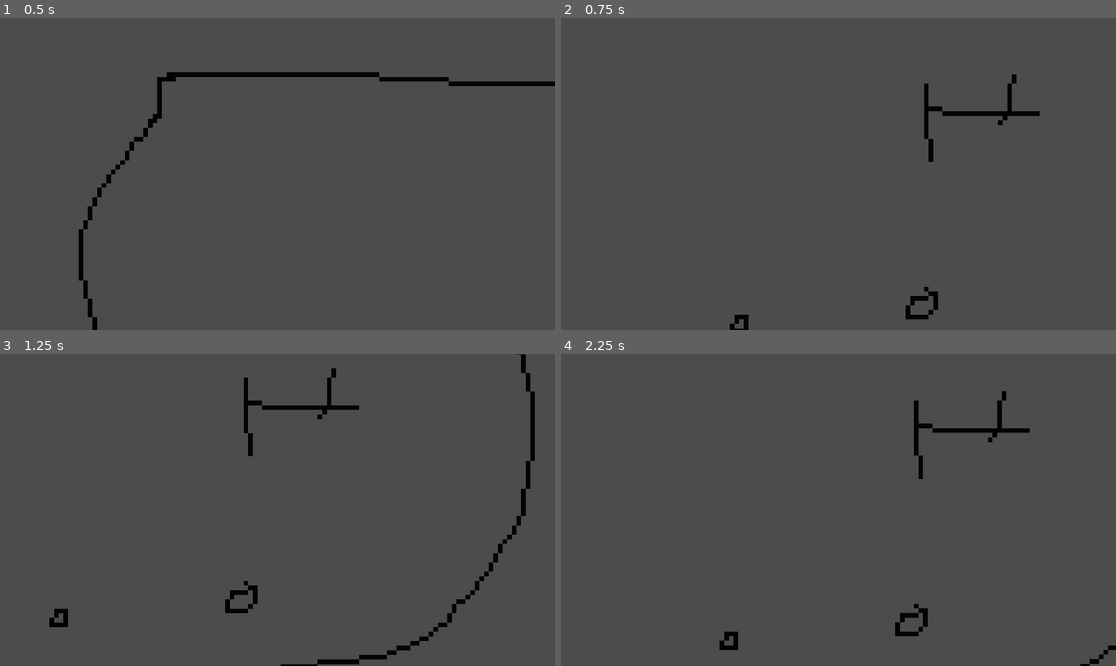
Above: before the commit, frames 1-4 (two rows, left to right).
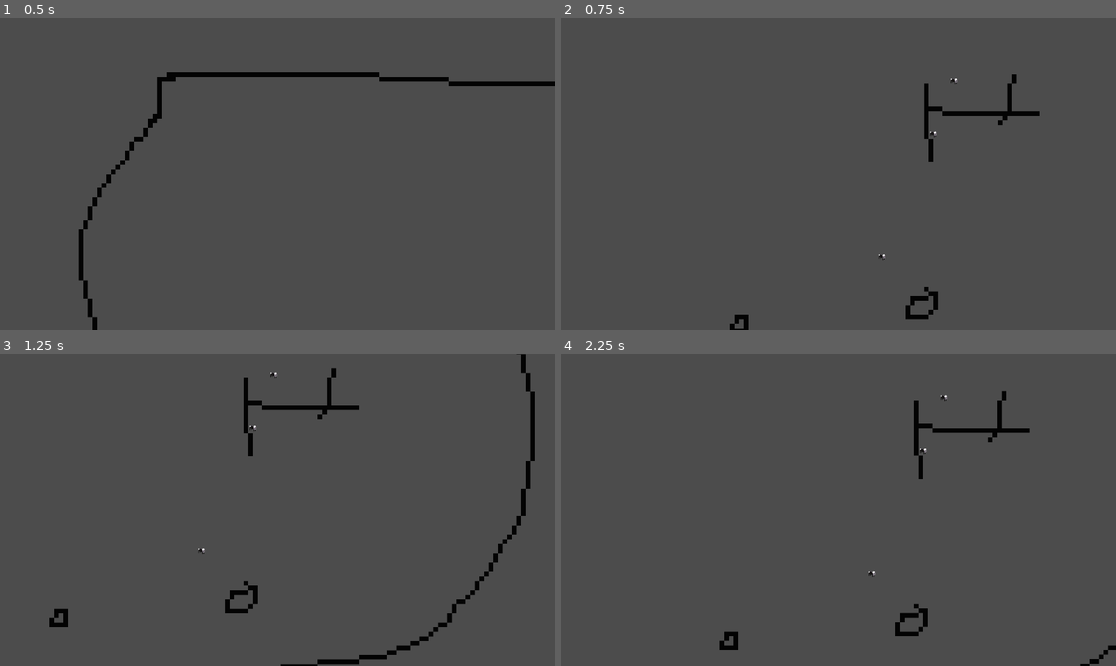
Above: after the commit, the same moments.

Repository: KafLad/TestRepo
Game: Godot game, scene res://Scenes/Testing_Area.tscn
Same seed, same stepped clock (60 frames per second), same inputs: the game is played once before the commit and once after it. This scene is started directly instead of the project's main scene.
Inputs (mouse positions are in pixels of both pictures, inside the frame that each line leads up to):
- Up to frame 1 (0.5 s): no input
- Up to frame 2 (0.75 s): tap Enter at 0.5 s; move the mouse to (960, 158) at 0.52 s; hold D (right) from 0.53 s (still down)
- Up to frame 3 (1.25 s): keep holding D (right)
- Up to frame 4 (2.25 s): move the mouse to (727, 525) at 1.27 s; release D (right) at 1.28 s; hold S (down) 1.28-2.03 s; move the mouse to (894, 441) at 2.02 s; hold D (right) from 2.03 s (still down)

Frame 1 is identical in both runs. In frame 2, less than 0.1% of the frame differs, in the area x 57-72%, y 19-78%; in frame 3, less than 0.1%; in frame 4, less than 0.1%, in the area x 55-70%, y 13-72%.

Commit message:
Test Scene - Sheep Spawning Prototype
Added prototype for spawning initial sheep flock [ONLY IN TEST SCENE ATM]

Removed useless print lines in the WIP camera code

Diff:
--- /dev/null
+++ b/Scenes/Sheep.tscn
@@ -0,0 +1,47 @@
+[gd_scene load_steps=9 format=2]
+
+[ext_resource path="res://Scripts/SheepMovement.gd" type="Script" id=1]
+[ext_resource path="res://Sprites/sheepPlaceholder-Sheet.png" type="Texture" id=2]
+
+[sub_resource type="AtlasTexture" id=1]
+atlas = ExtResource( 2 )
+region = Rect2( 0, 0, 32, 32 )
+
+[sub_resource type="AtlasTexture" id=2]
+atlas = ExtResource( 2 )
+region = Rect2( 32, 0, 32, 32 )
+
+[sub_resource type="AtlasTexture" id=3]
+atlas = ExtResource( 2 )
+region = Rect2( 64, 0, 32, 32 )
+
+[sub_resource type="AtlasTexture" id=4]
+atlas = ExtResource( 2 )
+region = Rect2( 96, 0, 32, 32 )
+
+[sub_resource type="AtlasTexture" id=5]
+atlas = ExtResource( 2 )
+region = Rect2( 128, 0, 32, 32 )
+
+[sub_resource type="SpriteFrames" id=6]
+animations = [ {
+"frames": [ SubResource( 1 ), SubResource( 2 ), SubResource( 3 ), SubResource( 4 ), SubResource( 5 ) ],
+"loop": true,
+"name": "default",
+"speed": 5.0
+} ]
+
+[node name="Sheep" type="KinematicBody2D"]
+position = Vector2( -250, -150 )
+script = ExtResource( 1 )
+
+[node name="CollisionPolygon2D" type="CollisionPolygon2D" parent="."]
+polygon = PoolVector2Array( -11.141, -9.05639, -7.9708, -9.05639, -8.01251, -8.09697, -6.05197, -8.09697, -6.09368, -9.0981, -3.96628, -9.0981, -3.96628, -8.22211, -0.921179, -8.09697, -0.962893, -7.17927, 2.91648, -7.17927, 2.87477, -8.22211, 4.04276, -8.05526, 3.91762, -9.13982, 9.09012, -9.01468, 9.0484, -7.93012, 10.0912, -8.01355, 10.0078, -6.09471, 11.009, -6.09471, 11.0507, -3.9256, 12.0101, -4.00903, 12.0518, 3.0406, 10.9255, 3.0406, 10.8838, 4.00001, 9.09012, 3.9583, 9.00669, 9.88165, 7.12957, 9.96508, 6.87929, 5.83542, 4.83532, 6.00227, 4.96046, 5.00114, 3.75076, 4.83429, 4.04276, 10.9662, 1.99878, 10.8828, 1.95707, 3.0406, -2.00574, 2.91545, -2.04745, 1.91433, -4.04971, 1.95604, -4.04971, 6.00227, -5.96854, 5.91884, -6.01025, 0.954908, -8.97193, 1.03834, -9.01364, 6.96169, -11.0576, 7.0034, -10.9742, -2.04848, -10.0982, -2.04848, -10.0982, -4.09245, -10.0565, -5.17701, -11.0576, -5.09358 )
+
+[node name="AnimatedSprite" type="AnimatedSprite" parent="CollisionPolygon2D"]
+frames = SubResource( 6 )
+
+[node name="Timer" type="Timer" parent="."]
+wait_time = 2.5
+autostart = true
+[connection signal="timeout" from="Timer" to="." method="_on_Timer_timeout"]
--- /dev/null
+++ b/Scenes/SpawnTest.gd
@@ -0,0 +1,23 @@
+extends Node2D
+
+var sheepScene = preload("res://Scenes/Sheep.tscn")
+var sheepArray = []
+var screen_dimension
+var population = floor(rand_range(1,26))
+onready var sheepSpawner = $SheepSpawner
+
+
+func _ready():
+	screen_dimension = OS.get_window_size()
+	var rand = RandomNumberGenerator.new()
+	for i in range(0, population):
+		rand.randomize()
+		_create_sheep(rand.randf() * screen_dimension.x, rand.randf() * screen_dimension.y)
+
+
+func _create_sheep(x, y):
+	var shep = sheepScene.instance()
+	shep.position.y = y
+	shep.position.x = x
+	sheepArray.append(shep)
+	sheepSpawner.add_child(shep)
--- a/Scenes/Testing_Area.tscn
+++ b/Scenes/Testing_Area.tscn
@@ -1,9 +1,11 @@
-[gd_scene load_steps=3 format=2]
+[gd_scene load_steps=4 format=2]
 
 [ext_resource path="res://Scripts/MouseCamera.gd" type="Script" id=1]
 [ext_resource path="res://Sprites/Wall.tres" type="TileSet" id=2]
+[ext_resource path="res://Scenes/SpawnTest.gd" type="Script" id=3]
 
 [node name="Node2D" type="Node2D"]
+script = ExtResource( 3 )
 
 [node name="TileMap" type="TileMap" parent="."]
 tile_set = ExtResource( 2 )
@@ -16,7 +18,10 @@
 
 [node name="CollisionPolygon2D" type="CollisionPolygon2D" parent="Mouse"]
 polygon = PoolVector2Array( -1.25, -2.04552, 1.69314, -2.04552, 1.79825, 1.84363, -1.14489, 1.73852 )
+disabled = true
 
 [node name="Camera2D" type="Camera2D" parent="Mouse"]
 current = true
 smoothing_enabled = true
+
+[node name="SheepSpawner" type="Node2D" parent="."]
--- a/Scenes/World.tscn
+++ b/Scenes/World.tscn
@@ -1,43 +1,14 @@
-[gd_scene load_steps=15 format=2]
+[gd_scene load_steps=8 format=2]
 
 [ext_resource path="res://Scripts/PlayerInputTest.gd" type="Script" id=1]
 [ext_resource path="res://Sprites/wall_with_shadow.tres" type="TileSet" id=2]
 [ext_resource path="res://Sprites/block.png" type="Texture" id=3]
 [ext_resource path="res://Sprites/Wall.tres" type="TileSet" id=4]
 [ext_resource path="res://Sprites/light.png" type="Texture" id=5]
-[ext_resource path="res://Scripts/SheepMovement.gd" type="Script" id=6]
-[ext_resource path="res://Sprites/sheepPlaceholder-Sheet.png" type="Texture" id=7]
+[ext_resource path="res://Scenes/Sheep.tscn" type="PackedScene" id=6]
 
 [sub_resource type="RectangleShape2D" id=1]
 extents = Vector2( 8.08005, 8.11583 )
-
-[sub_resource type="AtlasTexture" id=2]
-atlas = ExtResource( 7 )
-region = Rect2( 0, 0, 32, 32 )
-
-[sub_resource type="AtlasTexture" id=3]
-atlas = ExtResource( 7 )
-region = Rect2( 32, 0, 32, 32 )
-
-[sub_resource type="AtlasTexture" id=4]
-atlas = ExtResource( 7 )
-region = Rect2( 64, 0, 32, 32 )
-
-[sub_resource type="AtlasTexture" id=5]
-atlas = ExtResource( 7 )
-region = Rect2( 96, 0, 32, 32 )
-
-[sub_resource type="AtlasTexture" id=6]
-atlas = ExtResource( 7 )
-region = Rect2( 128, 0, 32, 32 )
-
-[sub_resource type="SpriteFrames" id=7]
-animations = [ {
-"frames": [ SubResource( 2 ), SubResource( 3 ), SubResource( 4 ), SubResource( 5 ), SubResource( 6 ) ],
-"loop": true,
-"name": "default",
-"speed": 5.0
-} ]
 
 [node name="Node2D" type="Node2D"]
 
@@ -73,19 +44,7 @@
 format = 1
 tile_data = PoolIntArray( -1834977, 0, 0, -1834968, 0, 0, -1769441, 0, 0, -1769432, 0, 0, -1703905, 0, 0, -1703896, 0,  …(2938 unchanged characters)…
 
-[node name="Sheep" type="KinematicBody2D" parent="."]
-position = Vector2( -250, -150 )
-script = ExtResource( 6 )
-
-[node name="CollisionPolygon2D" type="CollisionPolygon2D" parent="Sheep"]
-polygon = PoolVector2Array( -11.141, -9.05639, -7.9708, -9.05639, -8.01251, -8.09697, -6.05197, -8.09697, -6.09368, -9.0981, -3.96628, -9.0981, -3.96628, -8.22211, -0.921179, -8.09697, -0.962893, -7.17927, 2.91648, -7.17927, 2.87477, -8.22211, 4.04276, -8.05526, 3.91762, -9.13982, 9.09012, -9.01468, 9.0484, -7.93012, 10.0912, -8.01355, 10.0078, -6.09471, 11.009, -6.09471, 11.0507, -3.9256, 12.0101, -4.00903, 12.0518, 3.0406, 10.9255, 3.0406, 10.8838, 4.00001, 9.09012, 3.9583, 9.00669, 9.88165, 7.12957, 9.96508, 6.87929, 5.83542, 4.83532, 6.00227, 4.96046, 5.00114, 3.75076, 4.83429, 4.04276, 10.9662, 1.99878, 10.8828, 1.95707, 3.0406, -2.00574, 2.91545, -2.04745, 1.91433, -4.04971, 1.95604, -4.04971, 6.00227, -5.96854, 5.91884, -6.01025, 0.954908, -8.97193, 1.03834, -9.01364, 6.96169, -11.0576, 7.0034, -10.9742, -2.04848, -10.0982, -2.04848, -10.0982, -4.09245, -10.0565, -5.17701, -11.0576, -5.09358 )
-
-[node name="AnimatedSprite" type="AnimatedSprite" parent="Sheep/CollisionPolygon2D"]
-frames = SubResource( 7 )
-
-[node name="Timer" type="Timer" parent="Sheep"]
-wait_time = 2.5
-autostart = true
+[node name="Sheep" parent="." instance=ExtResource( 6 )]
 
 [node name="Light2D" type="Light2D" parent="."]
 position = Vector2( -1305.67, 408.683 )
@@ -96,4 +55,3 @@
 shadow_enabled = true
 shadow_buffer_size = 5000
 shadow_filter = 5
-[connection signal="timeout" from="Sheep/Timer" to="Sheep" method="_on_Timer_timeout"]
--- a/Scripts/MouseCamera.gd
+++ b/Scripts/MouseCamera.gd
@@ -5,7 +5,6 @@
 
 func _input(event):
 	if event is InputEventMouseMotion:
-		print("Mouse Motion at: ", event.position)
 		mousePosition = event.position
 
 func _physics_process(delta):
